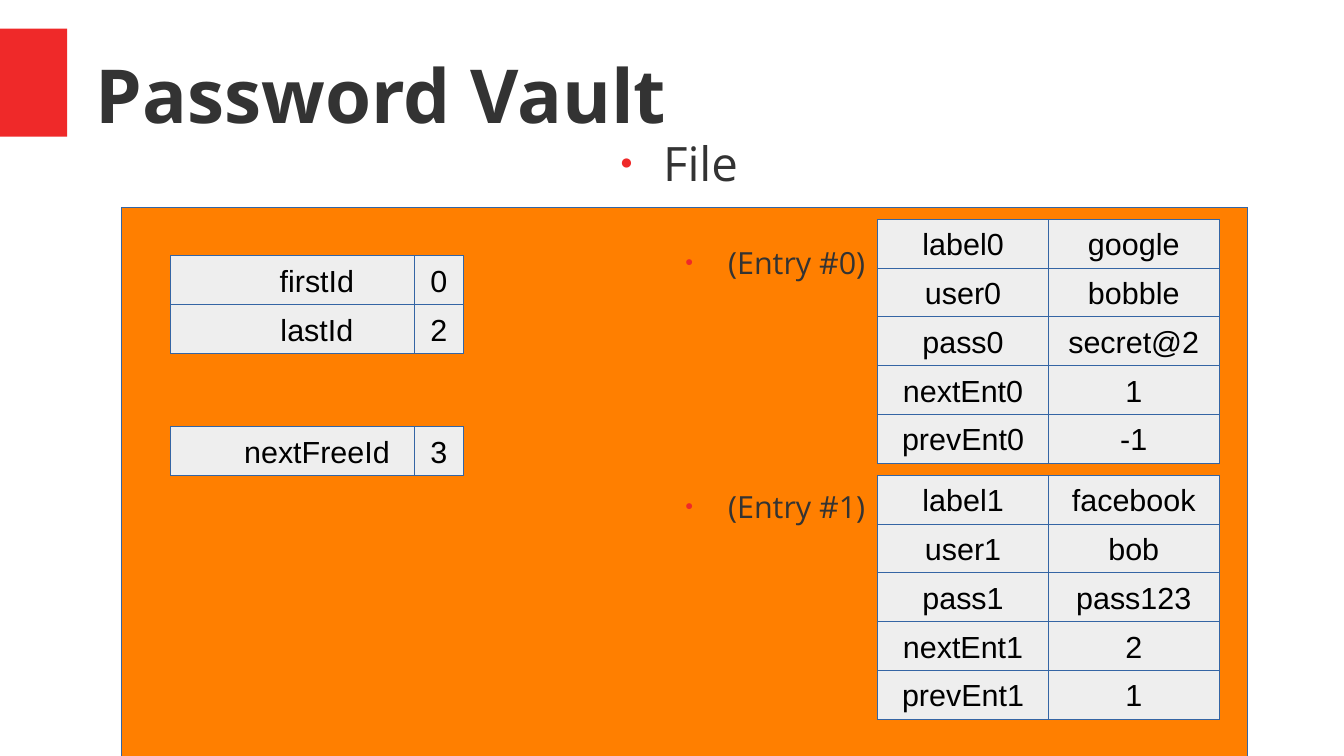
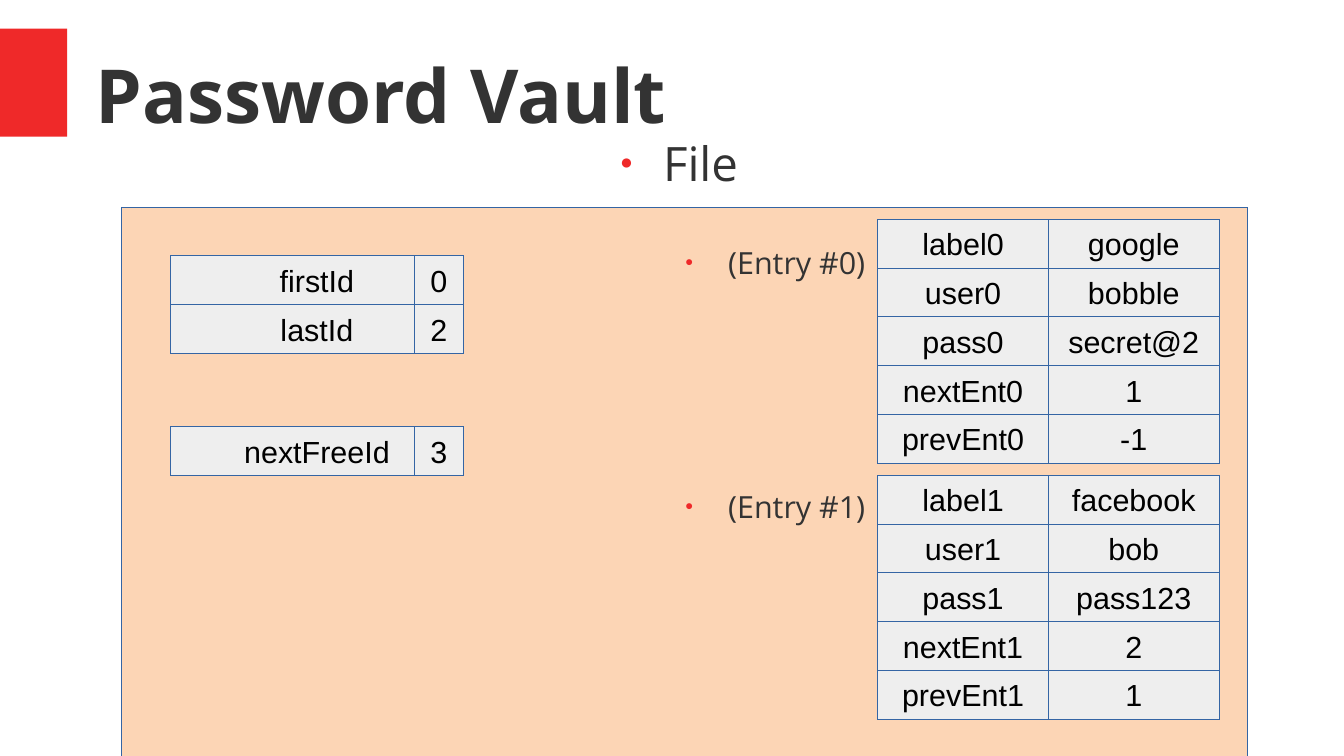
Before and after one commit to C5T2B7U/Project1, a slide deck: slide 8 of Cybersecurity_presentation.pptx. Drawn at 1344x756 pixels with LibreOffice and Linux fonts; fonts in the diff are those of the drawing. Boxes give left, top, right and bottom in pixels: in the first picture for what was removed or moved away, otherwise in the second. Text is boxed around its words. In the diff, an @@ line names an element or a change of style, - is before the commit and + after.

```diff
--- a/Cybersecurity_presentation.pptx
+++ b/Cybersecurity_presentation.pptx
@@ rectangle at <box>122,207,1248,756</box>: fill #FF7F00 to #FCD5B5 @@
```
Also in this commit, not shown: 1 other slide changed, 4 other files.
